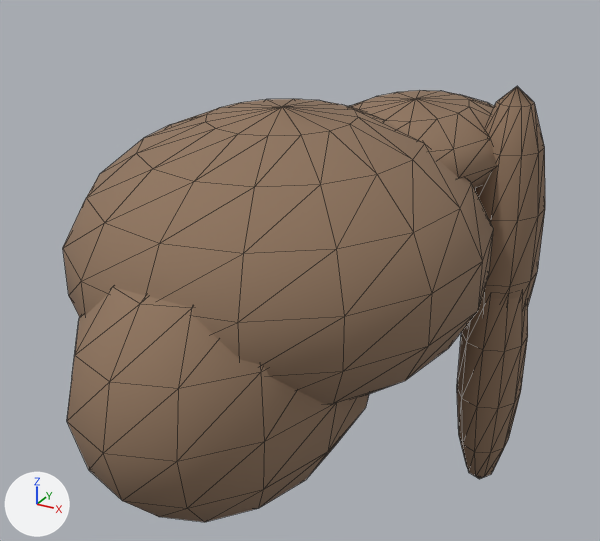
One commit to the glTF model client/public/assets/models/characters/hair_02.glb: the scene before it, then after it.
Before and after are seen from a 50 mm lens placed at (0.278, -0.473, 1.892), pointed at (0.004, 0.025, 1.643). The lights are fixed; the arrows at lower left show +X, +Y and +Z. The older version comes first. Mesh edges are drawn as thin lines.

The first picture shows 'hair_02-mesh'.
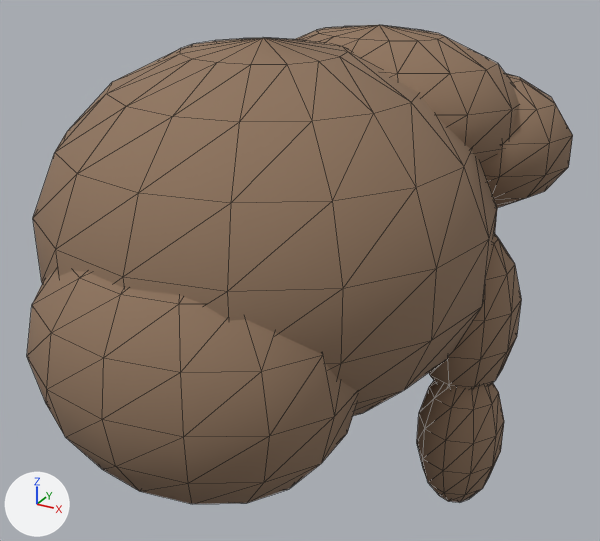
Boxes [x1, y1, x2, y2] around the edits, measured in the pictures (600 x 541 px; the box of a moved part takes in the faces that stretch with it):
'hair_02-mesh', reshaped (13% wider, 10% taller)
    before: [63, 87, 545, 522]
    after: [27, 25, 573, 504]
part 1 of me_hair_02_mesh, moved or reshaped
    before: [63, 99, 494, 404]
    after: [33, 38, 497, 416]
part 2 of me_hair_02_mesh, moved or reshaped
    before: [67, 287, 369, 522]
    after: [27, 270, 357, 504]
part 3 of me_hair_02_mesh, moved or reshaped
    before: [474, 87, 545, 310]
    after: [429, 233, 522, 389]
part 4 of me_hair_02_mesh, moved or reshaped
    before: [457, 296, 528, 479]
    after: [417, 381, 504, 502]
part 5 of me_hair_02_mesh, added (brown)
    after: [296, 25, 519, 163]
part 6 of me_hair_02_mesh, added (brown)
    after: [481, 74, 573, 208]
part 7 of me_hair_02_mesh, deleted (brown)
    before: [349, 90, 497, 188]

Diff of the bpy script that builds the scene:
```diff
--- a/client/public/assets/models/characters/hair_02.glb.py
+++ b/client/public/assets/models/characters/hair_02.glb.py
@@ me_hair_02_mesh @@
 # used by ob_hair_02_mesh; location = (0.0, 0.0, 0.0)
-me_hair_02_mesh.from_pydata(...)  # 606 vertices, 1128 faces; spans x -0.156..0.156, y -0.192..0.235, z 1.441..1.775
+me_hair_02_mesh.from_pydata(...)  # 660 vertices, 1232 faces; spans x -0.155..0.176, y -0.19..0.137, z 1.496..1.818
+# me_hair_02_mesh part 1: the loose piece of 161 vertices spanning x -0.146..0.146, y -0.15..0.166, z 1.568..1.768 is scaled about its middle by (1.06, 0.937, 1.28), then moved by (0.0, -0.023, 0.02)
+# me_hair_02_mesh part 2: the loose piece of 127 vertices spanning x -0.09..0.09, y -0.192..0.088, z 1.51..1.72 is scaled about its middle by (1.22, 0.586, 0.876), then moved by (0.0, -0.056, 0.021)
+# me_hair_02_mesh part 3: the loose piece of 81 vertices spanning x 0.1..0.156, y 0.085..0.151, z 1.545..1.775 is scaled about its middle by (1.13, 1.12, 0.539), then moved by (0.008, -0.098, -0.02)
+# me_hair_02_mesh part 4: the loose piece of 81 vertices spanning x 0.108..0.156, y 0.083..0.141, z 1.441..1.671 is scaled about its middle by (1.15, 1.07, 0.487), then moved by (0.008, -0.1, -0.004)
+# me_hair_02_mesh part 5: a new loose piece of 113 vertices spanning x -0.055..0.145, y -0.008..0.132, z 1.706..1.818, in mat_amaya_vertex_color
+# me_hair_02_mesh part 6: a new loose piece of 97 vertices spanning x 0.04..0.176, y 0.035..0.137, z 1.694..1.79, in mat_amaya_vertex_color
+# me_hair_02_mesh part 7
+# 99 vertices are removed from x -0.024..0.128, y 0.005..0.235, z 1.69..1.758
+# 182 faces are deleted
+# other edits to the shape of me_hair_02_mesh do not show in these pictures
 me_hair_02_mesh.materials.append(mat_amaya_vertex_color)
```
